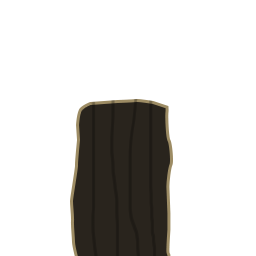
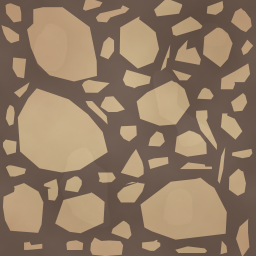
Comparing the layer stacks of the two 256 x 256 images. Changes:
showed group "overlay" (11 layers) over [0, 0, 256, 256]
showed group "rocks" (1st of 2, in "overlay") (1 layers) over [34, 22, 227, 228]
showed "Layer 24" over [0, 0, 256, 256]
added group "road" with 2 layers above "color overlays" over [0, 0, 256, 256]
added layer "Layer 53" (75%) in group "road" over [1, 0, 254, 256]
hid "Layer 52", opacity 29% → 100%, moved it into group "road", painted on it, unmasked it over [0, 0, 256, 256]
removed layer "Shape 1" from group "single doorway" over [70, 99, 173, 256]
removed group "buildings" (6 layers) over [0, 0, 256, 256]
removed group "single doorway" (2 layers) from group "buildings" over [70, 98, 173, 256]
showed group "dirt" (6 layers) over [0, 0, 256, 256]
hid group "grass" (2nd of 2) (15 layers) over [0, 0, 256, 256]
